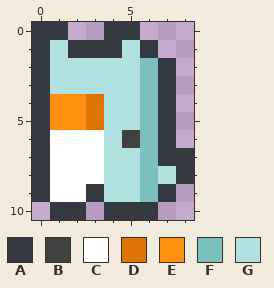
Two states of a pixel-art file, sprites/deave.aseprite. Above, as it was before the edit.
9x11 pixels, 1 frame.
Palette (. is transparent): A #343a40  B #414141  C #ffffff  D #de7403  E #ff8f0f  F #7bbfbe  G #b0e1de
Pixels before, first column x 0:
 0 AA..AA...
 1 AGAAAGA..
 2 AGGGGGFA.
 3 AGGGGGFA.
 4 AEEDGGFA.
 5 AEEDGGFA.
 6 ACCCGBFA.
 7 ACCCGGFAA
 8 ACCCGGFGA
 9 ACCAGGFA.
10 .AA.AAA..
The same view after the edit:
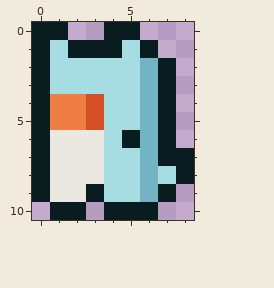
The edit:
colour A: #343a40 -> #091d21
colour C: #ffffff -> #ebe8e2
colour D: #de7403 -> #d44f26
colour E: #ff8f0f -> #ef7e45
colour F: #7bbfbe -> #72b4c4
colour G: #b0e1de -> #a6dde3
y 6: x 5 B -> A
Boxes around the changes in both pictures, in picture pixels (x1, y1, x2, y2):
changed: (32, 22, 194, 220)
